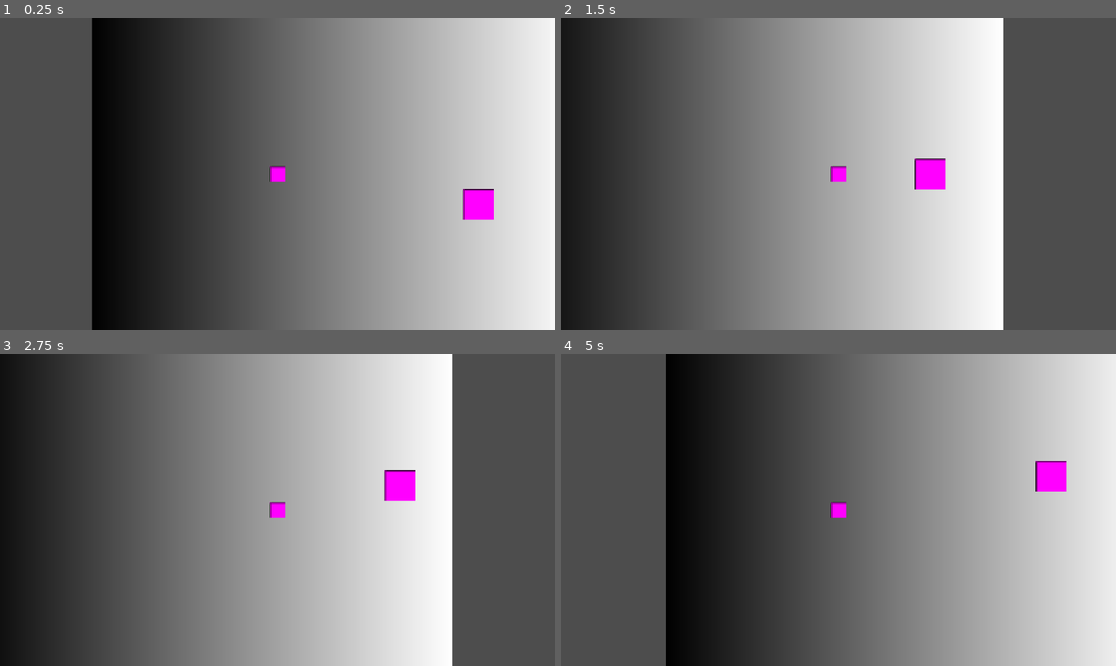
Above: before the commit, frames 1-4 (two rows, left to right).
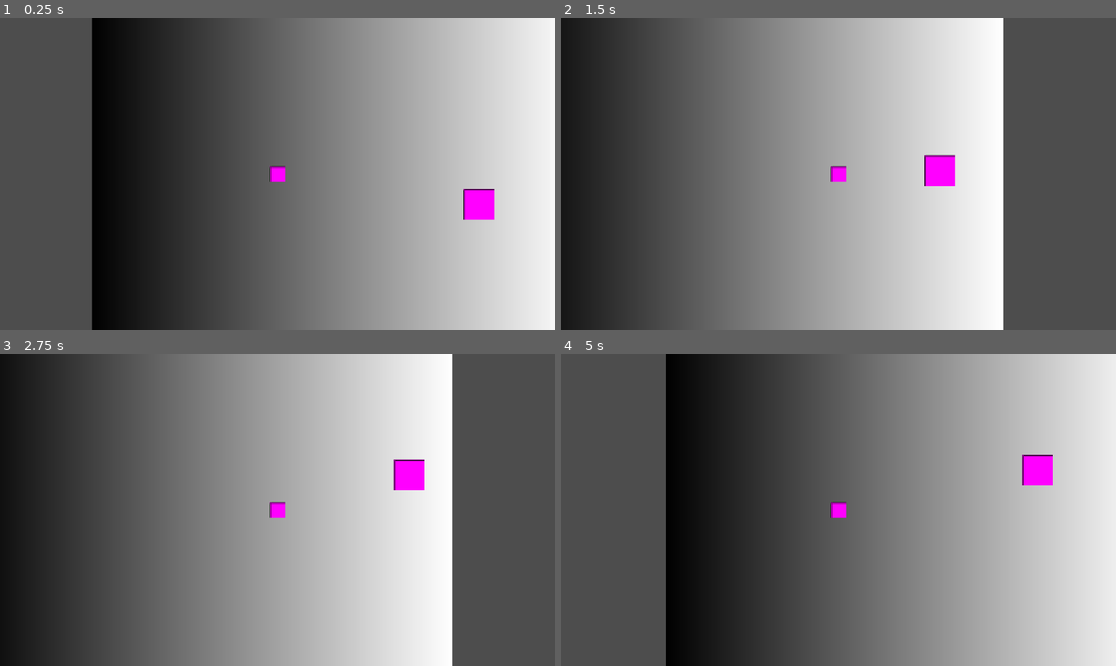
Above: after the commit, the same moments.

Repository: noble-squared/Colorado-Game-Jam
Game: Godot game, scene res://Scenes/playerMovementTestScene.tscn
Two runs of this game, one before a commit and one after it. Both use one fixed random seed, a clock stepped at 60 frames per second and the inputs below. This scene is started directly instead of the project's main scene.
Inputs:
- Up to frame 1 (0.25 s): no input
- Up to frame 2 (1.5 s): hold D (Right) from 0.53 s (still down); tap Space (SwapTime) at 0.6, 1.35 s; tap W (Jump) at 0.77 s
- Up to frame 3 (2.75 s): tap W (Jump) at 1.52 s; release D (Right) at 2.03 s; hold A (Left) from 2.03 s (still down); tap Space (SwapTime) at 2.1 s
- Up to frame 4 (5 s): tap Space (SwapTime) at 2.85, 3.6, 4.35 s; tap W (Jump) at 3.02, 3.77, 4.52 s; release A (Left) at 4.28 s; hold D (Right) from 4.28 s (still down)

The runs differ from the first frame. In frame 1, less than 0.1% of the frame differs, in the area x 83-90%, y 54-65%; in frame 2, 0.5%; in frame 3, 0.7%, in the area x 69-77%, y 33-48%; in frame 4, 0.7%.

Commit message:
Spotlight can now chase player and positions

Diff:
--- a/Scripts/player_health.gd
+++ b/Scripts/player_health.gd
@@ -11,7 +11,6 @@
 
 func _process(delta: float) -> void:
 	if (isSpotted):
-		print("SPOTTED!!!: " + str(spottedTime))
 		if (spottedTime <= maxGracePeriod):
 			spottedTime += delta
 		else:
--- a/Scripts/spotlight_ai.gd
+++ b/Scripts/spotlight_ai.gd
@@ -4,16 +4,38 @@
 @export var targetPathPos: PathFollow2D
 @export var moveSpeed: float = 100
 
-var smoothingFactor: float = 0.01
+var smoothingFactor: float = 1
+
+var chaseGlobalPosition: Vector2 = Vector2.INF: set = setChasePos
+var spotlightMinDistance: float = 10
+var spotlightChaseTime: float = 5
+var spotlightCurrentChaseTime: float = 0
 
 func _ready() -> void:
 	global_position = targetPathPos.global_position
 
 func _process(delta: float) -> void:
-	targetPathPos.progress += delta * moveSpeed
-	global_position = lerp(global_position, targetPathPos.global_position, smoothingFactor)
+	for body in get_overlapping_bodies():
+		if (body is CharacterBody2D):
+			if (body.find_child("PlayerHealth")):
+				chaseGlobalPosition = body.global_position
 
+	if (chaseGlobalPosition.is_finite()): # Move towards chase location
+		var deltaVector = (chaseGlobalPosition - global_position)
+		if (deltaVector.length() < spotlightMinDistance):
+			if (spotlightCurrentChaseTime < spotlightChaseTime):
+				spotlightCurrentChaseTime += delta
+			else:
+				spotlightCurrentChaseTime = 0
+				chaseGlobalPosition = Vector2.INF
+				return
 
+		elif (deltaVector.length() > moveSpeed):
+			deltaVector = deltaVector.normalized() * moveSpeed
+		global_position = lerp(global_position, global_position + deltaVector, smoothingFactor * delta)
+	else: # Otherwise, follow path
+		targetPathPos.progress += delta * moveSpeed
+		global_position = lerp(global_position, targetPathPos.global_position, smoothingFactor * delta)
 
 func _on_body_entered(body: Node2D) -> void:
 	if (body is CharacterBody2D):
@@ -21,9 +43,13 @@
 		if (playerHealthNode):
 			playerHealthNode.isSpotted = true
 
-
 func _on_body_exited(body: Node2D) -> void:
 	if (body is CharacterBody2D):
 		var playerHealthNode = body.find_child("PlayerHealth")
 		if (playerHealthNode):
 			playerHealthNode.isSpotted = false
+
+func setChasePos(pos: Vector2):
+	chaseGlobalPosition = pos
+	if (pos.is_finite()):
+		spotlightCurrentChaseTime = 0
